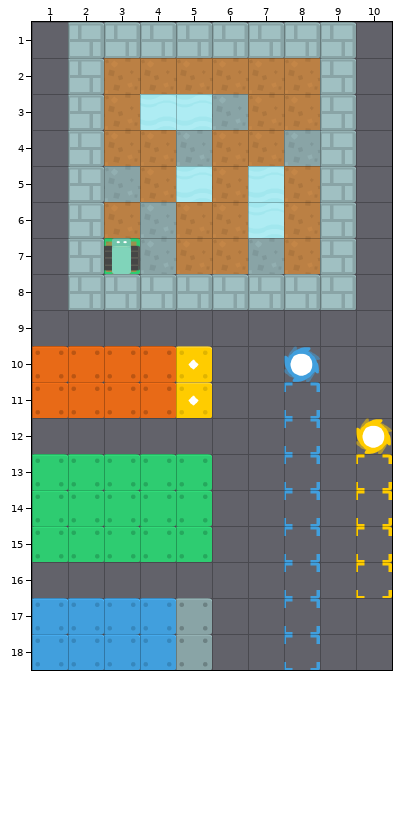
Tiled map: android/assets/stages/stack_normal.tmx. Above is the file before it was changed.
Cells are 64x64 px. Shown: x 1..10, y 1..18.
After the commit:
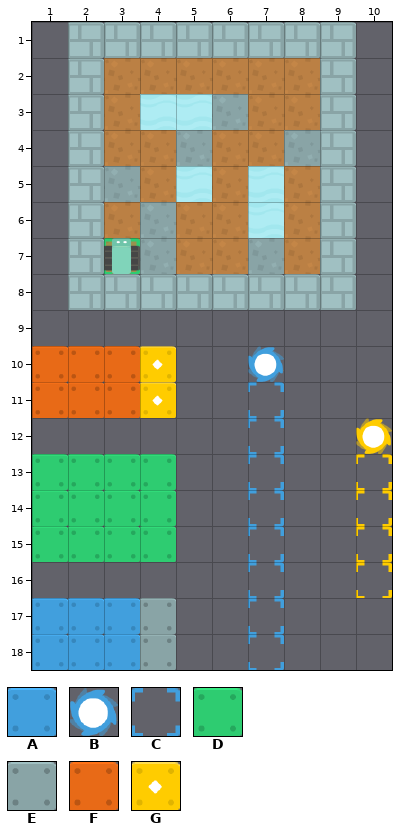
Key: from "tileset": A 0 "box", B 1 "button", C 2 "control", D 7 "box", E 11 "box", F 14 "box", G 25 "box".
_ is an empty cell.
Difference:
Layer "controls":
y 10: x 7..8 _B -> B_
y 11..18: x 7..8 _C -> C_
Layer "boxes":
y 10..11: x 4..5 FG -> G_
y 13..15: x 5 D -> _
y 17..18: x 4..5 AE -> E_
Boxes around the changes in both pictures, in picture pixels (x1, y1, x2, y2):
changed: (140, 346, 212, 418)
changed: (248, 346, 320, 670)
removed: (176, 454, 212, 562)
changed: (140, 598, 212, 670)
